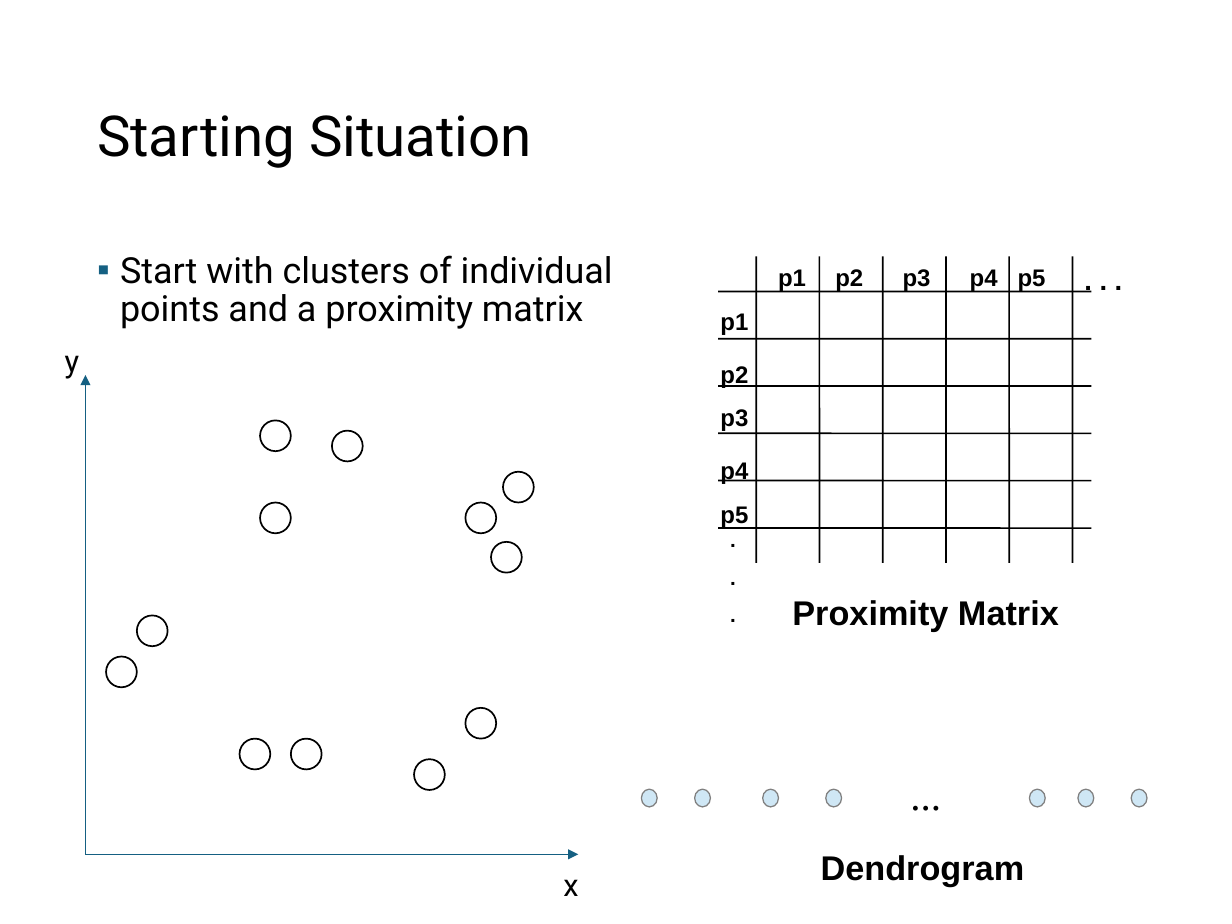
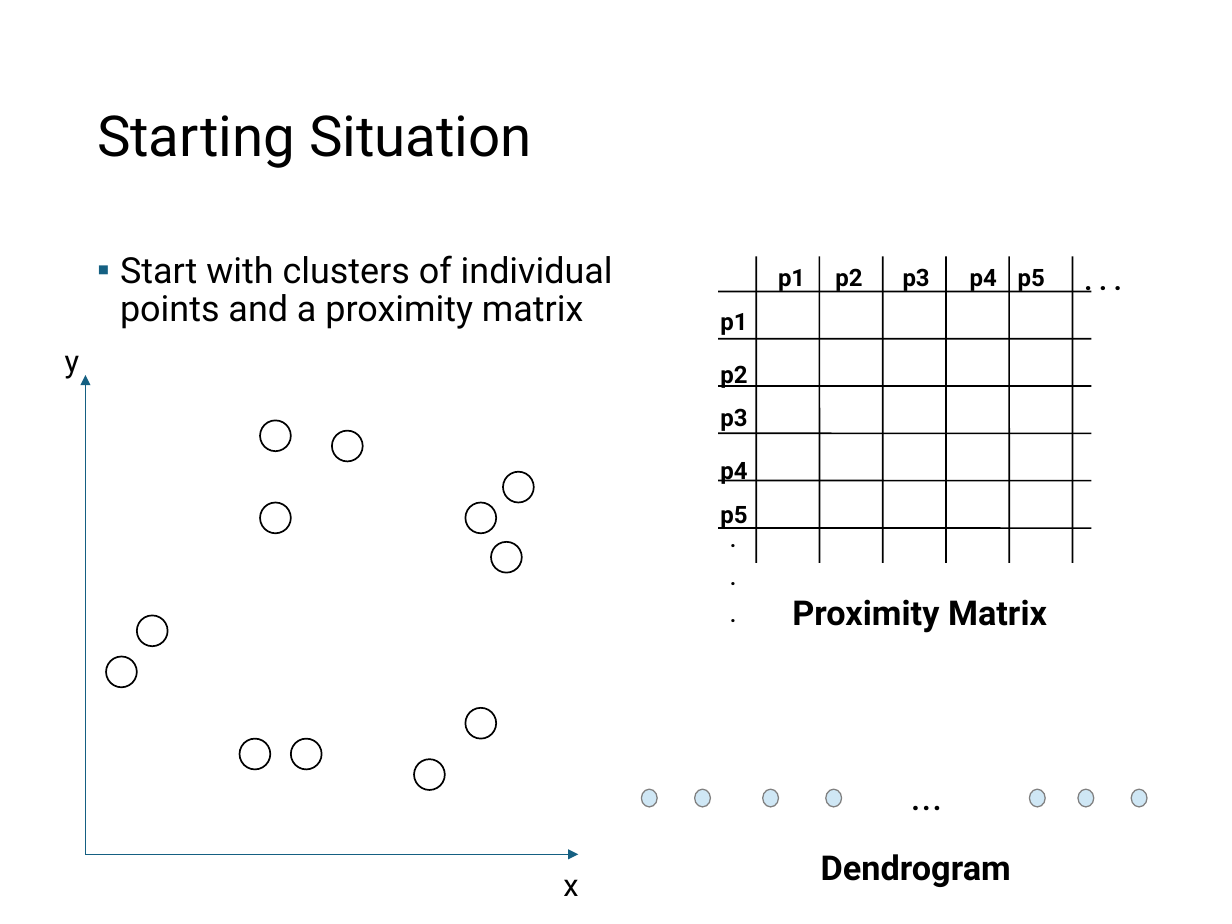
Before and after one commit to mhahsler/Introduction_to_Data_Mining_R_Examples, a slide deck: slide 44 of slides/chap7_basic_cluster_analysis.pptx. Drawn at 1232x924 pixels with LibreOffice and Linux fonts; fonts in the diff are those of the drawing. Boxes give left, top, right and bottom in pixels: in the first picture for what was removed or moved away, otherwise in the second. Text is boxed around its words. In the diff, an @@ line names an element or a change of style, - is before the commit and + after.

Commit message:
font and improved HC slides.

```diff
--- a/slides/chap7_basic_cluster_analysis.pptx
+++ b/slides/chap7_basic_cluster_analysis.pptx
@@ font Arial to Roboto in 10 elements at box(792, 599, 1047, 633), box(821, 854, 1011, 887), box(720, 313, 747, 335), box(720, 408, 747, 433), box(720, 506, 747, 529), box(720, 462, 747, 484), box(720, 365, 747, 388), box(778, 269, 805, 293), box(903, 268, 930, 293), box(970, 269, 997, 293) @@
```
Also in this commit, not shown: 15 other slides changed, 1 other file.
